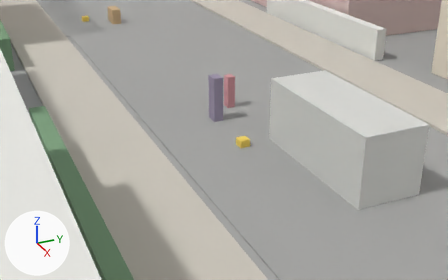
The glTF model Game/Blockout/ouverture-centre-ville.gltf: old version first, new version second.
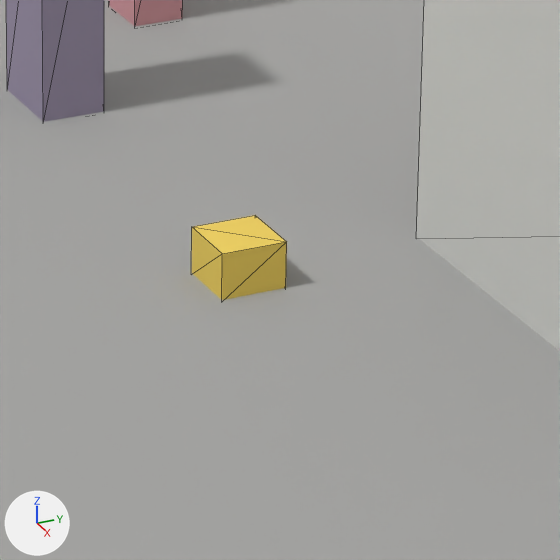
Each version appears first from a 50 mm lens placed at (80.54, 11.53, 8.86), pointed at (63.05, 19.4, 0.11), and next in a close-up on the part from 46% to 65% of the width and 37% to 67% of the height. Every picture has the same lights, and +X, +Y and +Z are marked at lower left. The older version's two pictures come first. The close-ups show mesh edges as thin lines. Where no turn or scale is listed for an object, it has been applied to the vertices.

The first close-up shows 'alley_road', 'child_alley_placeholder', 'k2_placeholder', 'scent_clue_marker', 'van_placeholder'.
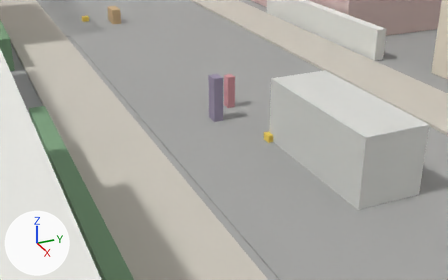
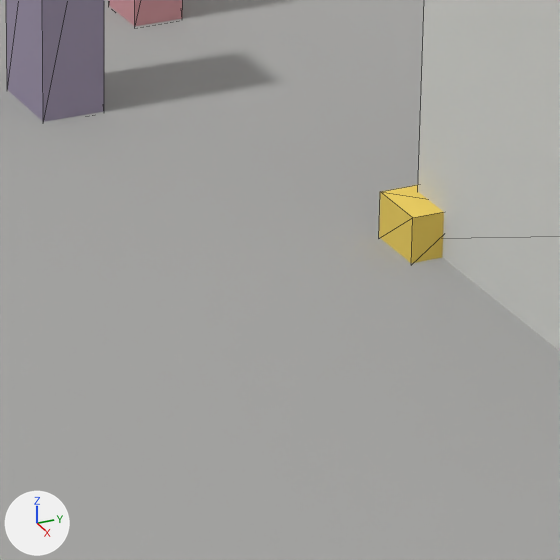
Commit message: Régénérer le blockout après alignement

Location of each change, [x1, y1, x2, y2] in pixels of the close-ups (560 x 560 px):
'scent_clue_marker', moved: before [191, 215, 287, 300]; after [379, 185, 444, 263]

The change in detail:
Object 'scent_clue_marker' (ob_scent_clue_marker) moves from (63.5, 19.9, 0.13) to (63.5, 20.95, 0.13).
